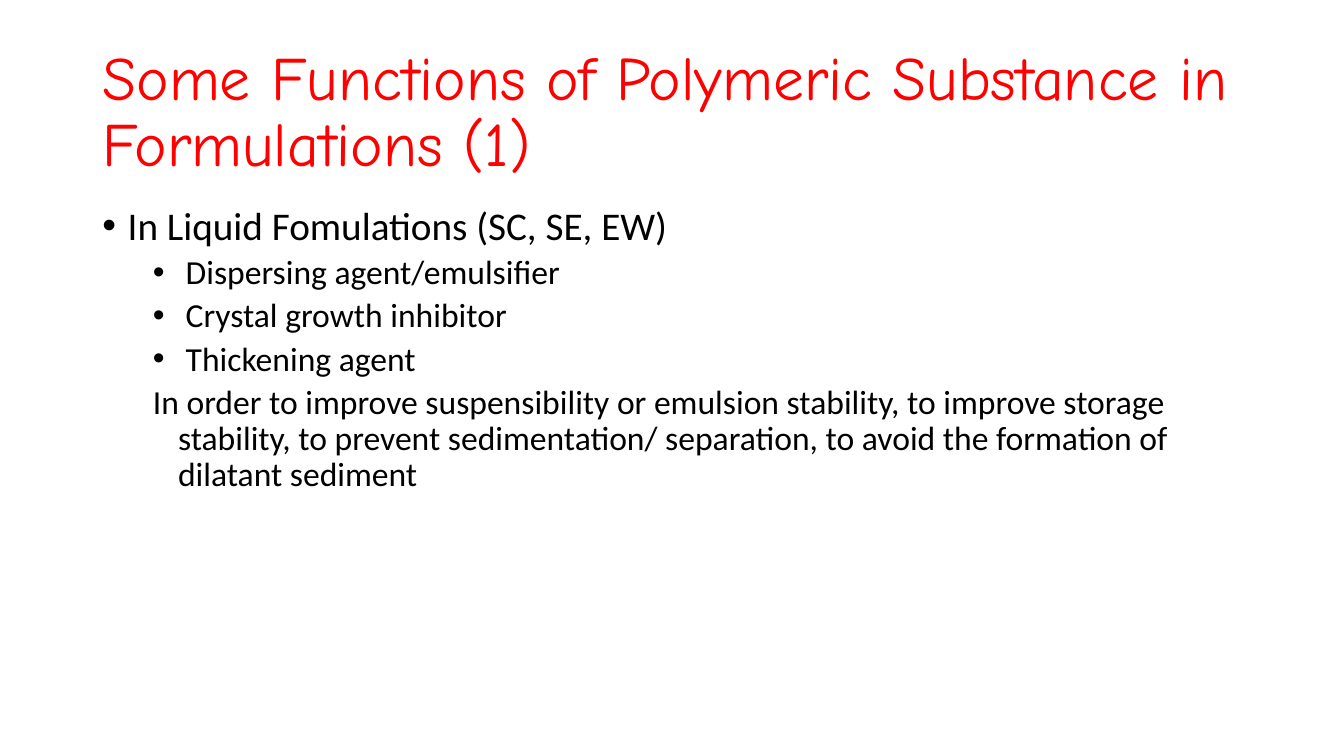
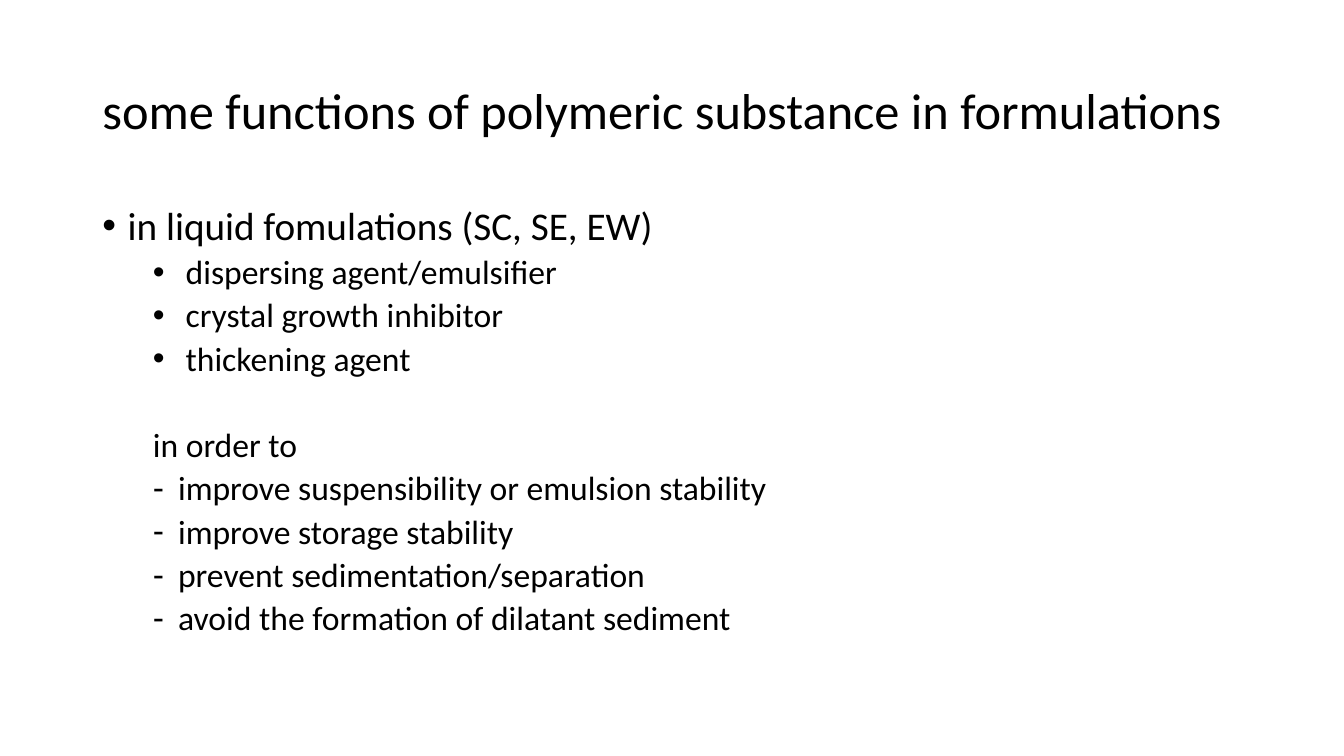
Before and after one commit to LilianaBohus/chemistry-presenations, a slide deck: slide 62 of formulations-and-surfactants.pptx. Drawn at 1344x756 pixels with LibreOffice and Linux fonts; fonts in the diff are those of the drawing. Boxes give left, top, right and bottom in pixels: in the first picture for what was removed or moved away, otherwise in the second. Text is boxed around its words. In the diff, an @@ line names an element or a change of style, - is before the commit and + after.

```diff
--- a/formulations-and-surfactants.pptx
+++ b/formulations-and-surfactants.pptx
@@ title at <box>102,94,1221,137</box>: text changed; size 44 to 36 pt; font Comic Neue to Calibri; text colour #FF0000 to #000000 @@
-Some Functions of Polymeric Substance in Formulations (1)
+some functions of polymeric substance in formulations
@@ text at <box>128,211,766,631</box>: text changed @@
-• In Liquid Fomulations (SC, SE, EW)
-  • Dispersing agent/emulsifier
-  • Crystal growth inhibitor
-  • Thickening agent
-  In order to improve suspensibility or emulsion stability, to improve storage stability, to prevent sedimentation/ separation, to avoid the formation of dilatant sediment
+• in liquid fomulations (SC, SE, EW)
+  • dispersing agent/emulsifier
+  • crystal growth inhibitor
+  • thickening agent
+  in order to
+  – improve suspensibility or emulsion stability
+  – improve storage stability
+  – prevent sedimentation/separation
+  – avoid the formation of dilatant sediment
```
Also in this commit, not shown: 17 other slides changed.
